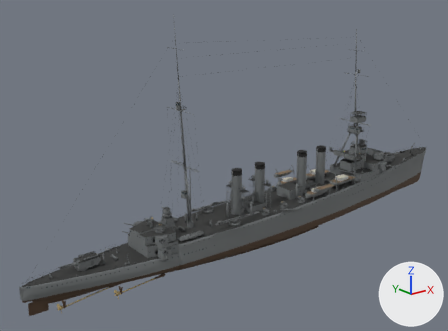
One commit to the Blender file assets/ships/omaha/generated/source.blend: the scene before it, then after it.
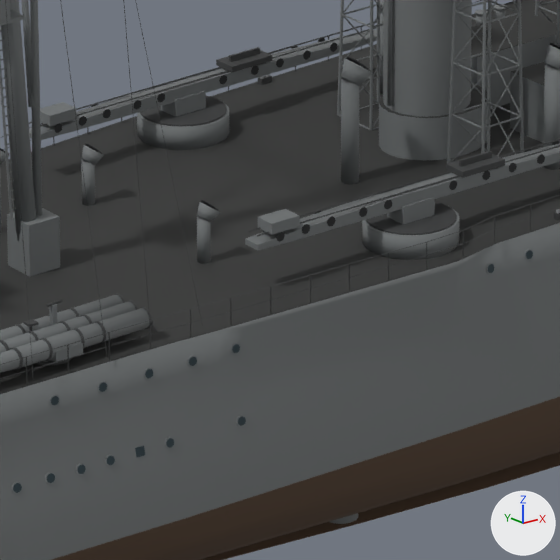
Each version is shown whole from a 50 mm camera at (-131.3, -138.9, 78.3) aimed at (-14.5, 7.1, 19.9), then close up on the part from 42% to 56% of the width and 59% to 79% of the height. Every picture has the same lights, and +X, +Y and +Z are marked at lower right. The last two pictures show the newer version.

Before the edit, the objects in view are built like this:
```python
me_bilge_keels_bilge_keel_015 = bpy.data.meshes.new('bilge-keels.bilge keel.015')
me_bilge_keels_bilge_keel_015.from_pydata(...)  # 8 vertices, 6 faces; spans x -18.77..-13.23, y -8.17..-7.23, z -3.61..-3.24
me_bilge_keels_bilge_keel_015.materials.append(mat_omaha_antifouling)
me_blueprint_lofted_hull = bpy.data.meshes.new('Blueprint lofted hull')
me_blueprint_lofted_hull.from_pydata(...)  # 6619 vertices, 12488 faces; spans x -85.0..85.0, y -10.0..10.0, z -4.0..10.0
# faces by material slot: [4680, 7558, 250]
me_blueprint_lofted_hull.materials.append(mat_omaha_hullgray)
me_blueprint_lofted_hull.materials.append(mat_omaha_antifouling)
me_blueprint_lofted_hull.materials.append(mat_omaha_deck)
me_catapult_port_turntable = bpy.data.meshes.new('catapult-port.turntable')
me_catapult_port_turntable.from_pydata(...)  # a 28-sided cylinder along z spanning x -1.7..1.7, y -1.7..1.7, z -0.44..0.44
for i in [*range(2, 30)]: me_catapult_port_turntable.polygons[i].use_smooth = True
me_catapult_port_turntable.materials.append(mat_omaha_naval)
ob_bilge_keels_bilge_keel_015 = bpy.data.objects.new('bilge-keels.bilge keel.015', me_bilge_keels_bilge_keel_015)
ob_bilge_keels_bilge_keel_015.location = (0.0, 0.0, 0.0)
ob_blueprint_lofted_hull = bpy.data.objects.new('Blueprint lofted hull', me_blueprint_lofted_hull)
ob_blueprint_lofted_hull.location = (0.0, 0.0, 0.0)
ob_catapult_port_turntable = bpy.data.objects.new('catapult-port.turntable', me_catapult_port_turntable)
ob_catapult_port_turntable.location = (-21.42, 6.56, 6.63)
# also in view: 'bilge-keels.bilge keel.016' at (-21.5, -7.2, -3.4); 'catapult-starboard.breech housing' at (-27.2, -6.5, 8.4); 'hull-scuttles.scuttle glass' at (-10.2, 0.0, 5.3); 'mainmast.deck house' at (-32.9, 0.0, 7.1); 'No. 4 funnel' at (-15.2, 0.0, 14.0)
```
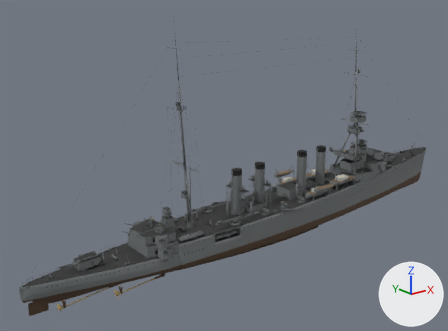
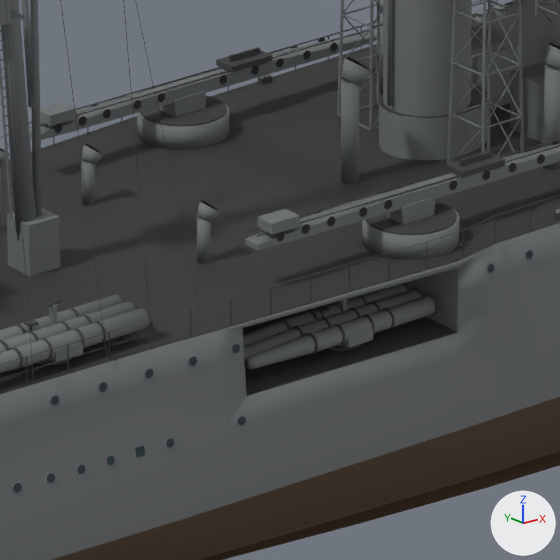
Where the newer file only moved an object's origin or applied its transform, the numbers keep the older frame.

Changed parts and their boxes [x1, y1, x2, y2] in the close-ups (560 x 560 px):
part 1 of me_blueprint_lofted_hull, cut back: before [225, 244, 500, 429]; after [243, 268, 458, 396]
'torpedo-2.21-inch tube.002', unchanged, uncovered by the edit: after [244, 295, 435, 370]
'torpedo-2.21-inch tube.001', unchanged, uncovered by the edit: after [244, 289, 421, 361]
'torpedo-2.21-inch tube', unchanged, uncovered by the edit: after [243, 283, 408, 346]

The change, as a diff of the scene's bpy script:
```diff
--- a/assets/ships/omaha/generated/source.blend.py
+++ b/assets/ships/omaha/generated/source.blend.py
@@ me_blueprint_lofted_hull @@
 # used by ob_blueprint_lofted_hull; location = (0.0, 0.0, 0.0)
-me_blueprint_lofted_hull.from_pydata(...)  # 6619 vertices, 12488 faces; spans x -85.0..85.0, y -10.0..10.0, z -4.0..10.0
+me_blueprint_lofted_hull.from_pydata(...)  # 6607 vertices, 12428 faces; spans x -85.0..85.0, y -10.0..10.0, z -4.0..10.0
+# me_blueprint_lofted_hull part 1: 20 vertices removed from x -29.0..-21.0, y -9.0..9.0, z 4.0..5.0; 8 vertices added at x -30.0..-21.0, y -4.0..4.0, z 4.0..6.0
 me_blueprint_lofted_hull.materials.append(mat_omaha_hullgray)
```
